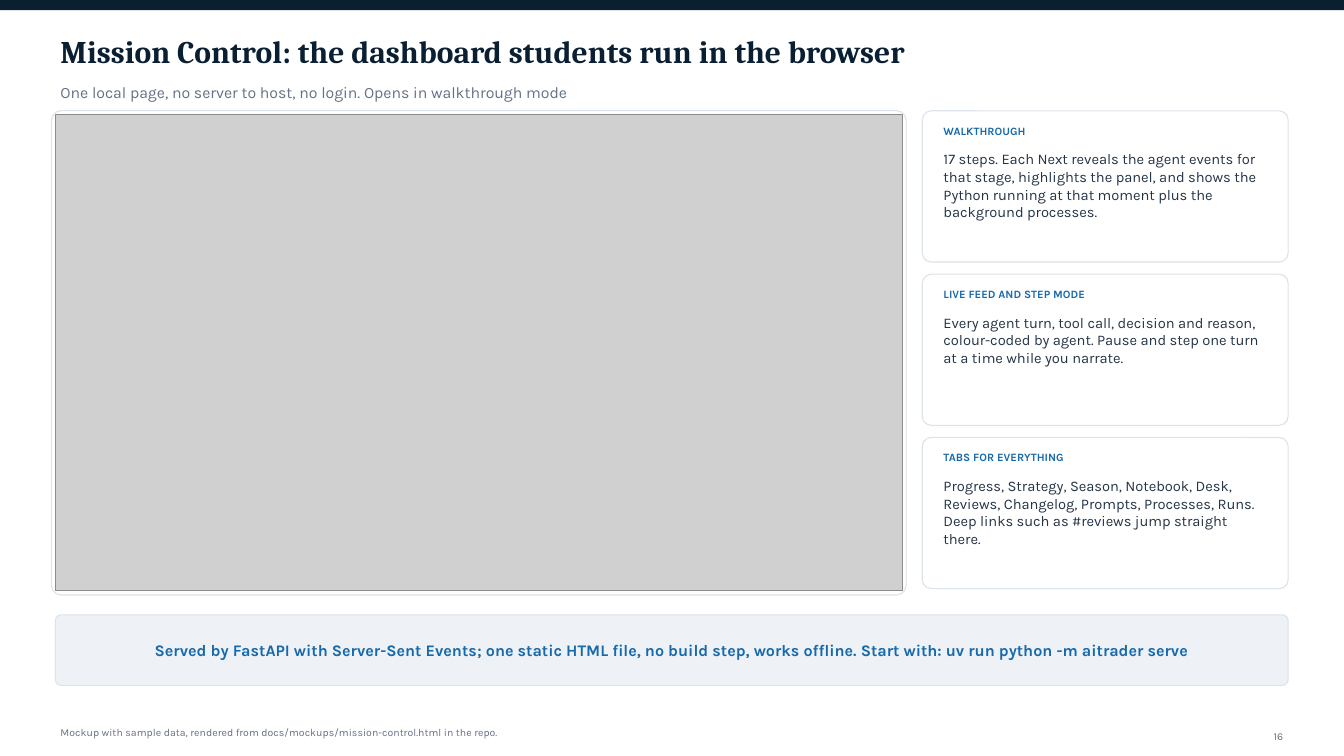
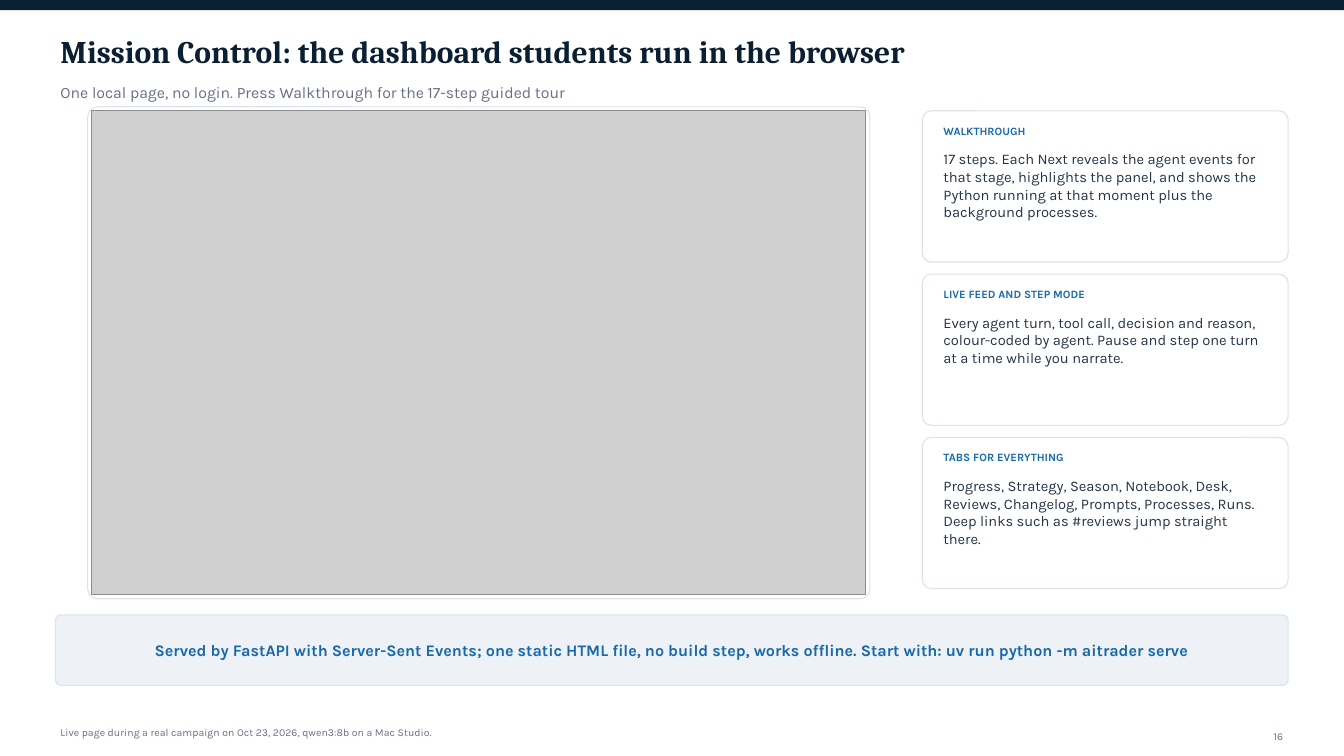
Before and after one commit to jimkliew/aiInvesting, a slide deck: slide 16 of docs/slides/aiInvesting-slides.pptx. Drawn at 1344x756 pixels with LibreOffice and Linux fonts; fonts in the diff are those of the drawing; grey boxes stand for pictures. Boxes give left, top, right and bottom in pixels: in the first picture for what was removed or moved away, otherwise in the second. Text is boxed around its words. In the diff, an @@ line names an element or a change of style, - is before the commit and + after.

Commit message:
Recorded 6-season run, live screenshots, rebuilt slides with real results; coach told which personas are active

```diff
--- a/docs/slides/aiInvesting-slides.pptx
+++ b/docs/slides/aiInvesting-slides.pptx
@@ text at <box>60,87,565,102</box>: text changed @@
-One local page, no server to host, no login. Opens in walkthrough mode
+One local page, no login. Press Walkthrough for the 17-step guided tour
@@ rounded rectangle: place and size @@
-rounded rectangle at <box>51,111,906,595</box>
+rounded rectangle at <box>88,107,870,599</box>
@@ picture: place and size @@
-picture at <box>55,115,902,591</box>
+picture at <box>92,111,866,595</box>
@@ text at <box>60,729,432,739</box>: text changed @@
-Mockup with sample data, rendered from docs/mockups/mission-control.html in the repo.
+Live page during a real campaign on Oct 23, 2026, qwen3:8b on a Mac Studio.
```
Also in this commit, not shown: 8 other slides changed, 1 slide added, 51 other files.
